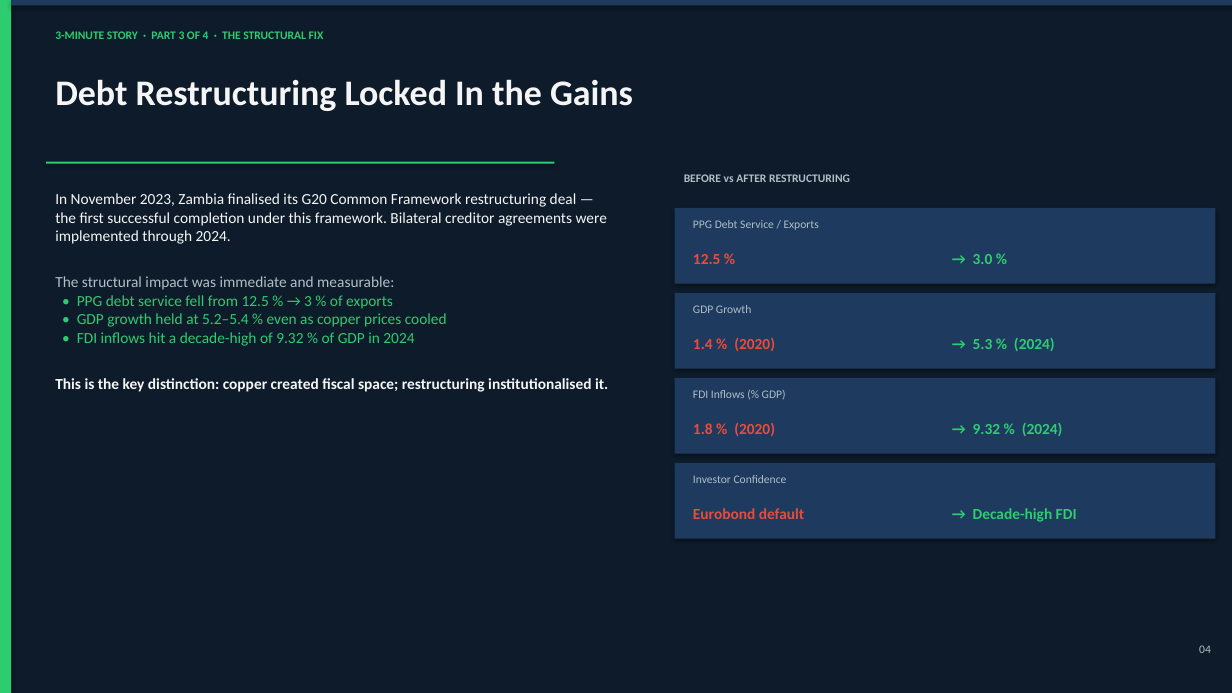
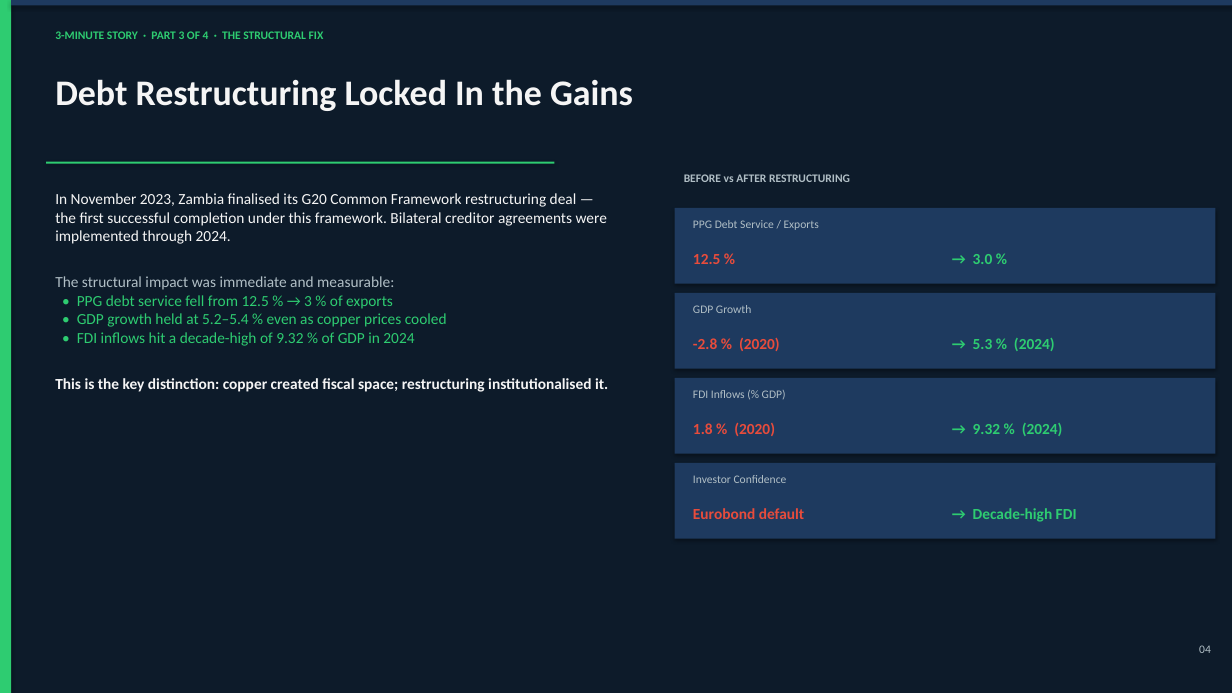
Before and after one commit to Boldwin0732/Zambia-Economic-recovery, a slide deck: slide 4 of Zambia_Economic_Recovery_Presentation.pptx. Drawn at 1232x693 pixels with LibreOffice and Linux fonts; fonts in the diff are those of the drawing. Boxes give left, top, right and bottom in pixels: in the first picture for what was removed or moved away, otherwise in the second. Text is boxed around its words. In the diff, an @@ line names an element or a change of style, - is before the commit and + after.

```diff
--- a/Zambia_Economic_Recovery_Presentation.pptx
+++ b/Zambia_Economic_Recovery_Presentation.pptx
@@ text at [693, 338, 780, 351]: text changed @@
-1.4 % (2020)
+-2.8 % (2020)
```
Also in this commit, not shown: 1 other file.
